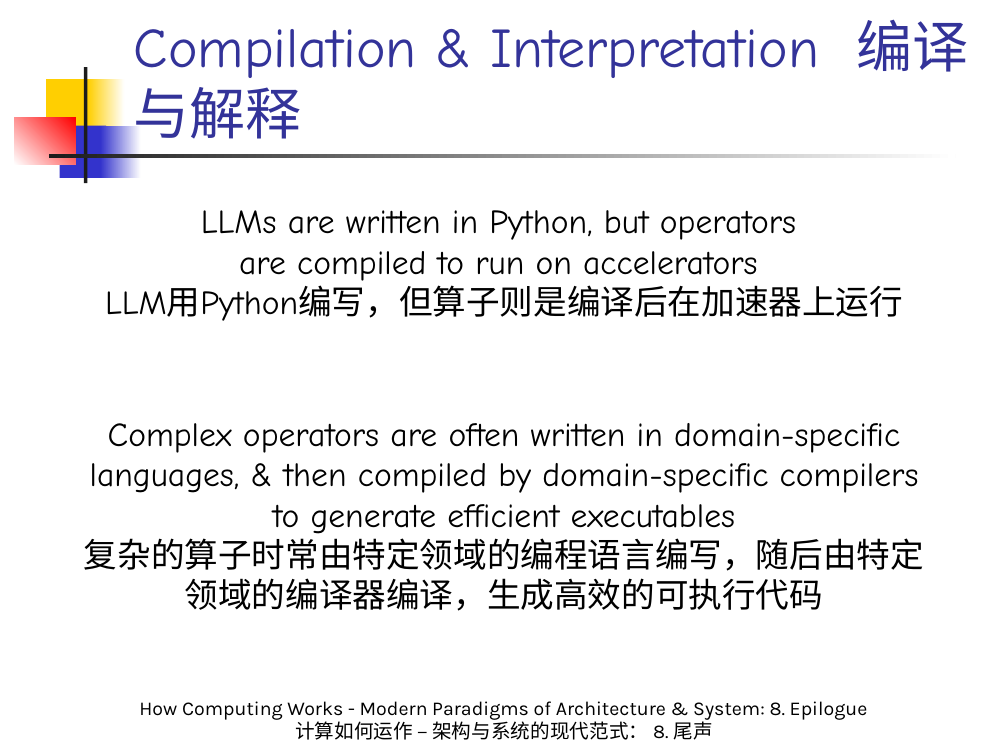
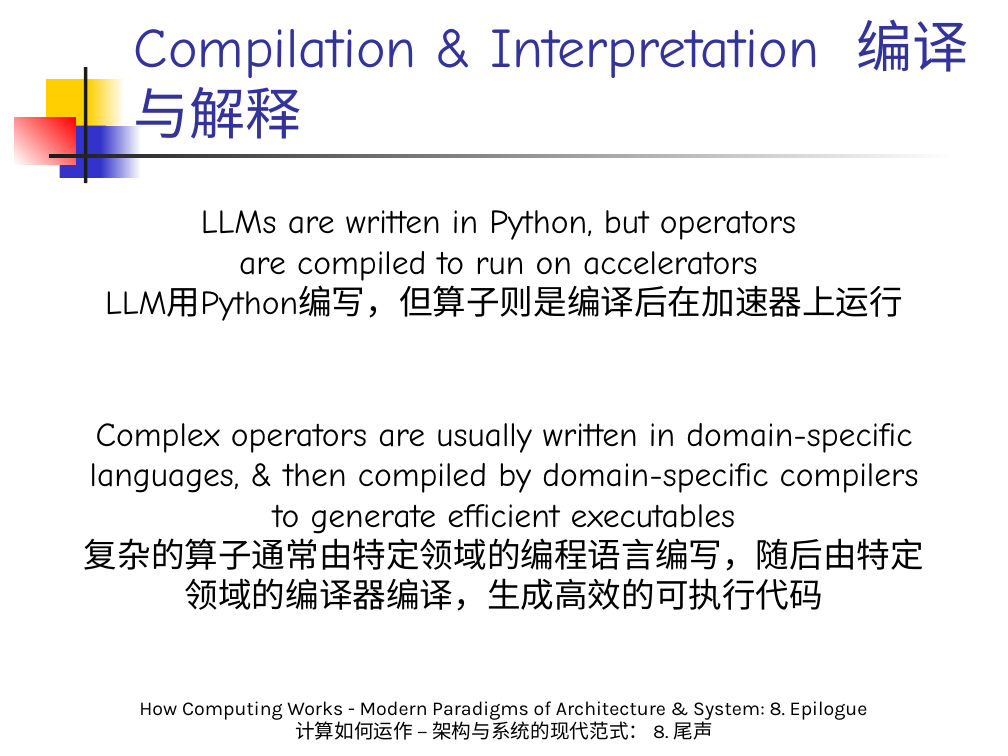
Before and after one commit to licongintel/courseMaterial, a slide deck: slide 17 of HCWMPA&S/Slides/8. Epilogue.pptx. Drawn at 1008x756 pixels with LibreOffice and Linux fonts; fonts in the diff are those of the drawing. Boxes give left, top, right and bottom in pixels: in the first picture for what was removed or moved away, otherwise in the second. Text is boxed around its words. In the diff, an @@ line names an element or a change of style, - is before the commit and + after.

```diff
--- a/HCWMPA&S/Slides/8. Epilogue.pptx
+++ b/HCWMPA&S/Slides/8. Epilogue.pptx
@@ text at box(84, 423, 924, 611): text changed @@
-Complex operators are often written in domain-specific languages, & then compiled by domain-specific compilers to generate efficient executables
-复杂的算子时常由特定领域的编程语言编写，随后由特定领域的编译器编译，生成高效的可执行代码
+Complex operators are usually written in domain-specific languages, & then compiled by domain-specific compilers to generate efficient executables
+复杂的算子通常由特定领域的编程语言编写，随后由特定领域的编译器编译，生成高效的可执行代码
```
Also in this commit, not shown: 6 other slides changed, 3 slides added, 1 other file.
